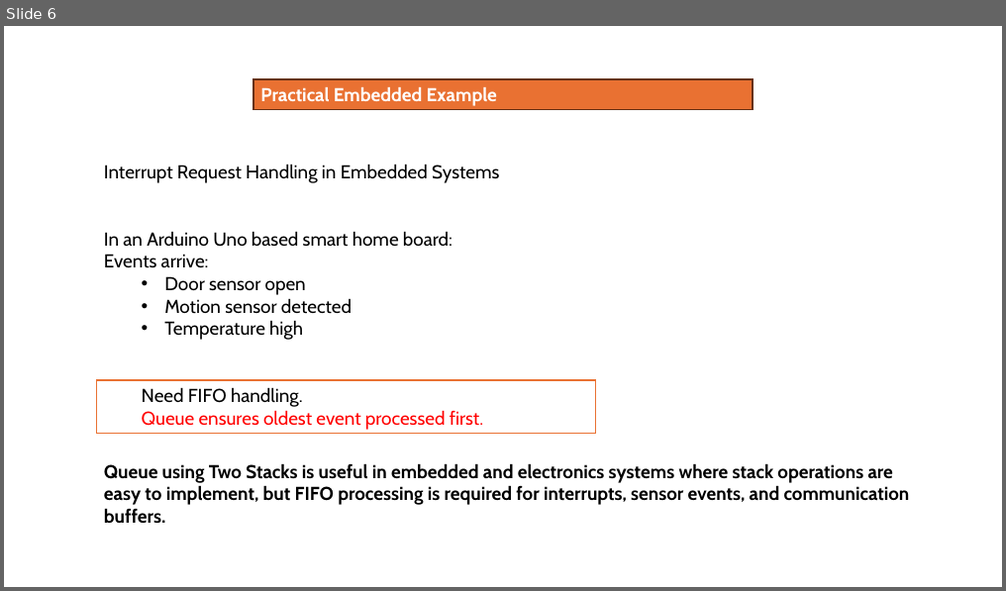
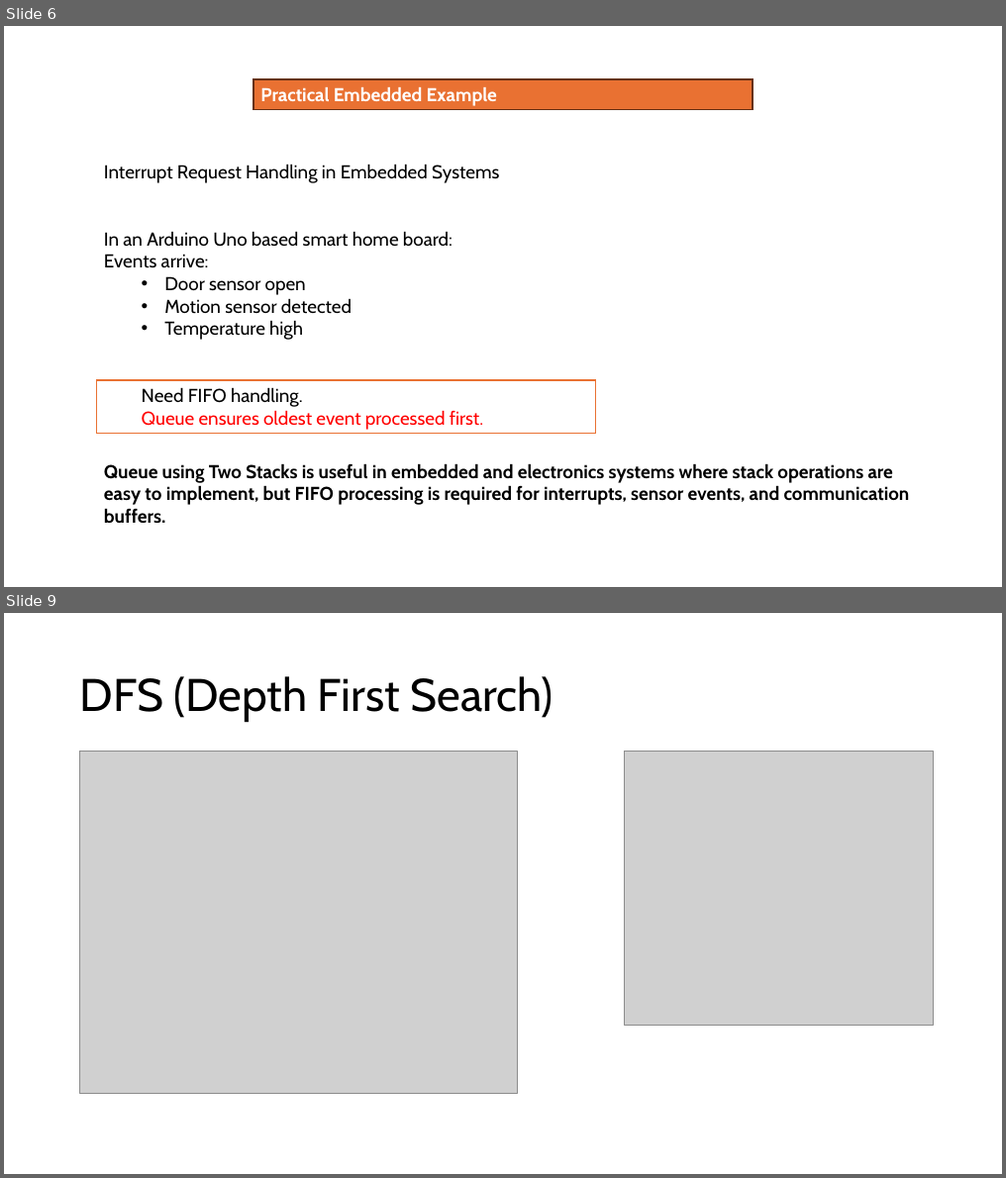
Before and after one commit to uttamds/Genesis, a slide deck: VMIT/PYTHON/Day 5 VMIT.pptx. Shown one above the other, each under a label of ours: slide 6 before the commit, slides 6 and 9 after it; the slides between them are not shown. The pictures are 1006x591 and 1006x1178 pixels, drawn with LibreOffice and Linux fonts; fonts in the diff are those of the drawing; grey boxes stand for pictures. Boxes give left, top, right and bottom in pixels: in the first picture for what was removed or moved away, otherwise in the second. Text is boxed around its words. In the diff, an @@ line names an element or a change of style, - is before the commit and + after.

```diff
--- a/VMIT/PYTHON/Day 5 VMIT.pptx
+++ b/VMIT/PYTHON/Day 5 VMIT.pptx
@@ slide 9 added at [4,613,1002,1174], background #FFFFFF @@
@@ title added at [80,676,553,722], 44 pt, text #000000 @@
+DFS (Depth First Search)
@@ picture added at [79,752,517,1093] @@
@@ picture added at [624,752,934,1026] @@
```
Also in this commit, not shown: 16 other slides added, 1 slide removed.
